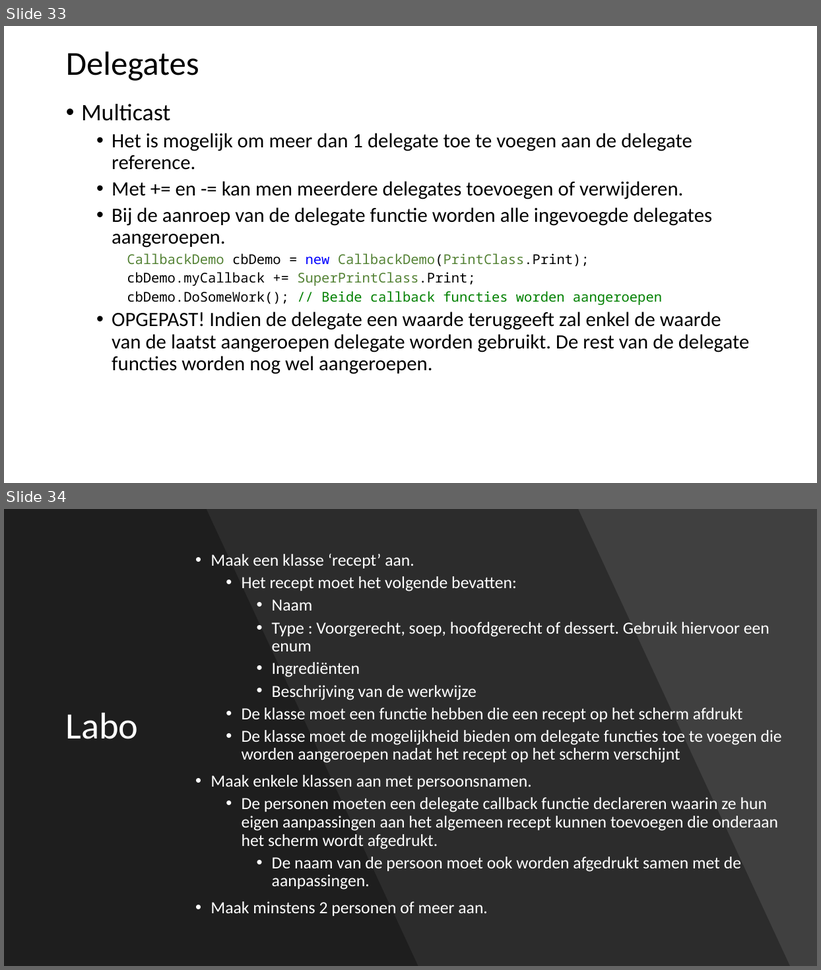
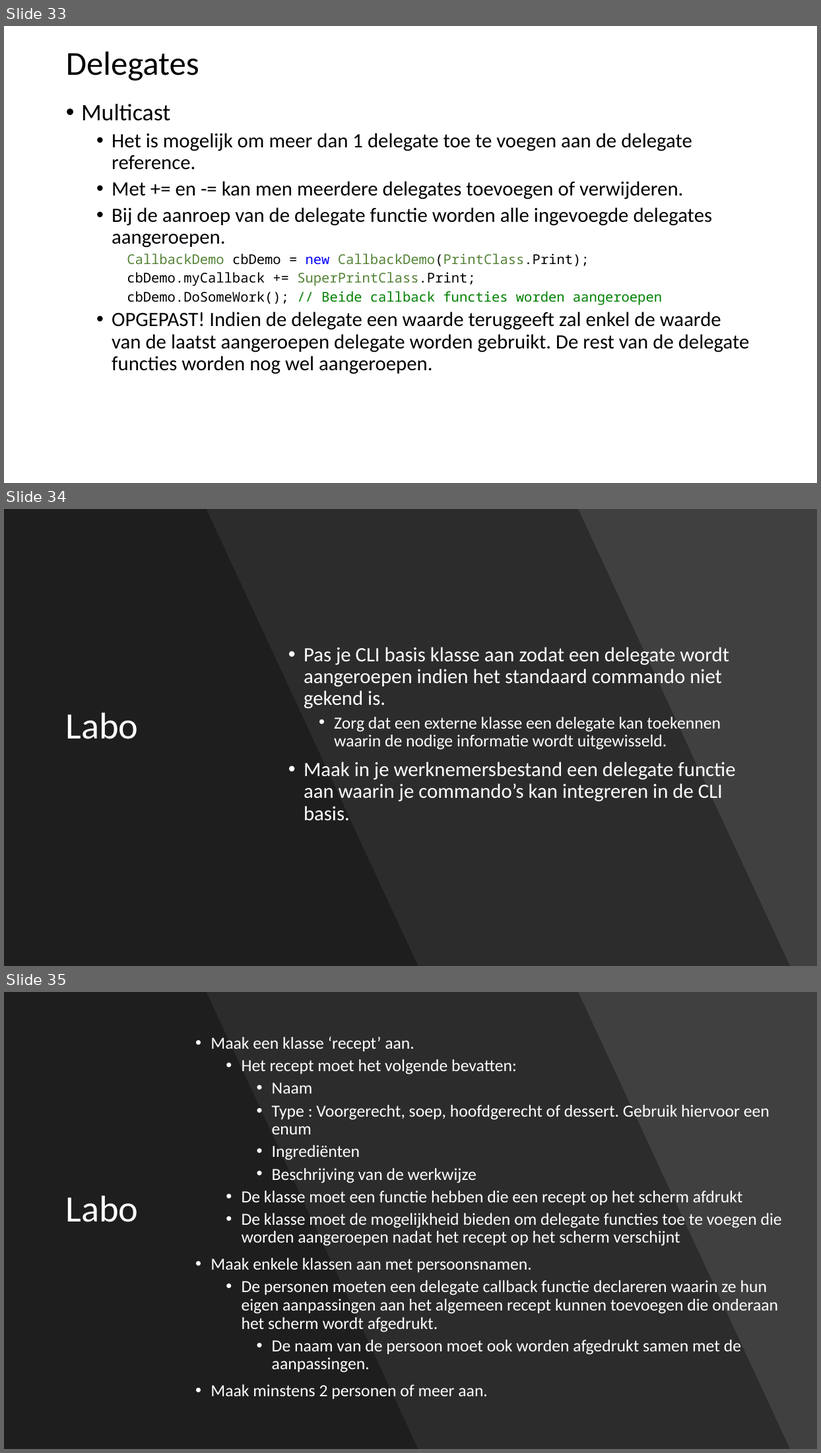
Before and after one commit to filipgeens/Syntra2020, a slide deck: Cursus/BasisCSharp-Coderen.pptx. Shown one above the other, each under a label of ours: slides 33 and 34 before the commit, slides 33, 34 and 35 after it. The pictures are 821x970 and 821x1453 pixels, drawn with LibreOffice and Linux fonts; fonts in the diff are those of the drawing. Boxes give left, top, right and bottom in pixels: in the first picture for what was removed or moved away, otherwise in the second. Text is boxed around its words. In the diff, an @@ line names an element or a change of style, - is before the commit and + after.

Commit message:
Labo added

```diff
--- a/Cursus/BasisCSharp-Coderen.pptx
+++ b/Cursus/BasisCSharp-Coderen.pptx
@@ slide 34 added at (x1=4, y1=509, x2=817, y2=966), background #404040 @@
@@ freeform shape added at (x1=4, y1=509, x2=790, y2=966), fill #000000 at 30% opacity @@
@@ freeform shape added at (x1=4, y1=509, x2=418, y2=966), fill #000000 at 30% opacity @@
@@ text added at (x1=304, y1=647, x2=735, y2=821), 24 pt, text #FFFFFF @@
+• Pas je CLI basis klasse aan zodat een delegate wordt aangeroepen indien het standaard commando niet gekend is.
+  • Zorg dat een externe klasse een delegate kan toekennen waarin de nodige informatie wordt uitgewisseld.
+• Maak in je werknemersbestand een delegate functie aan waarin je commando’s kan integreren in de CLI basis.
@@ title added at (x1=65, y1=712, x2=138, y2=739), 44 pt, text #FFFFFF @@
+Labo
@@ what was slide 34 is now slide 35 @@
```
